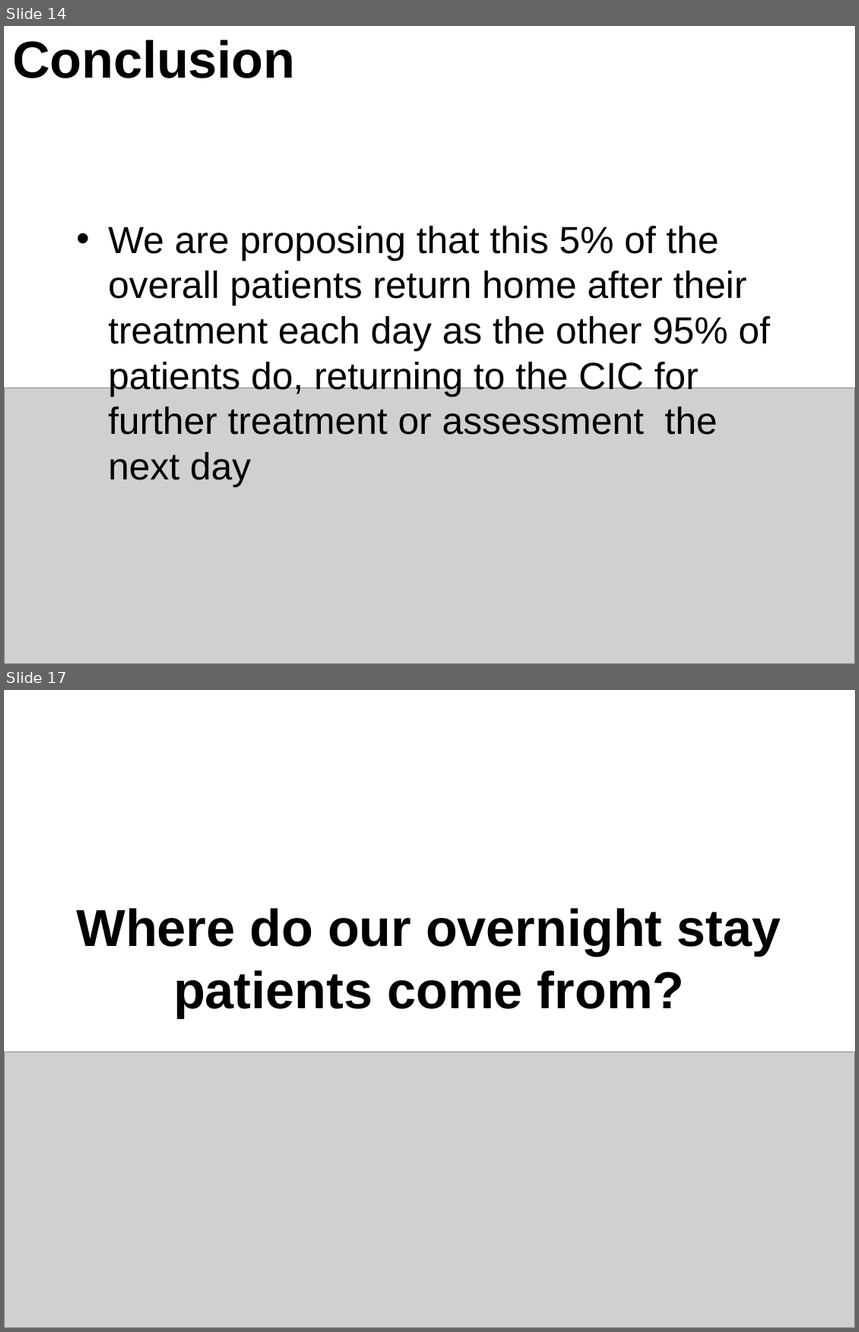
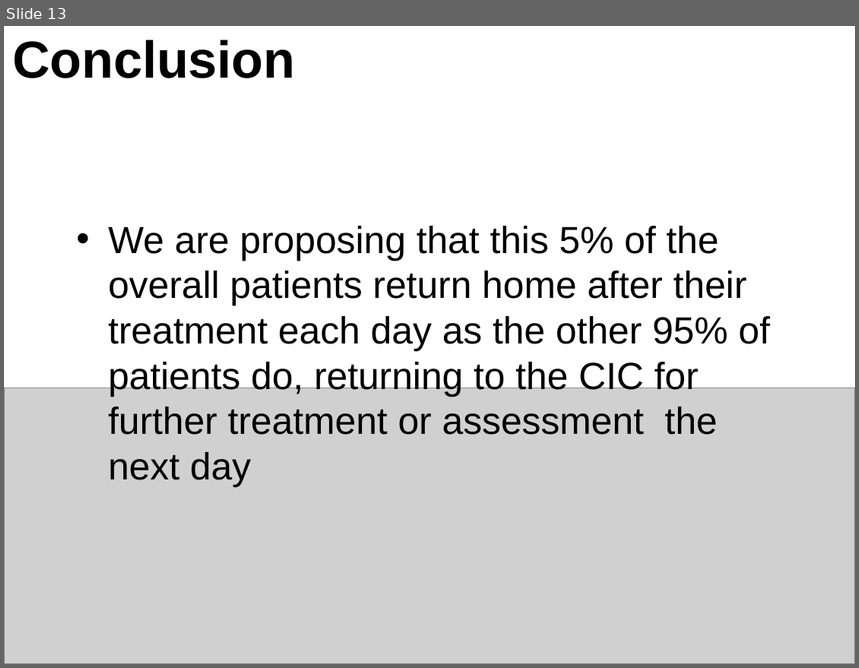
Before and after one commit to RMorton24/phs_group_project, a slide deck: Final Powerpoint presentation for 12.08.22.pptx. Shown one above the other, each under a label of ours: slides 14 and 17 before the commit, slide 13 after it; the slides between them are not shown. The pictures are 859x1332 and 859x668 pixels, drawn with LibreOffice and Linux fonts; fonts in the diff are those of the drawing; grey boxes stand for pictures. Boxes give left, top, right and bottom in pixels: in the first picture for what was removed or moved away, otherwise in the second. Text is boxed around its words. In the diff, an @@ line names an element or a change of style, - is before the commit and + after.

```diff
--- a/Final Powerpoint presentation for 12.08.22.pptx
+++ b/Final Powerpoint presentation for 12.08.22.pptx
@@ slide 17 removed at box(4, 690, 855, 1328), background #FFFFFF @@
@@ title removed at box(77, 908, 781, 1018) @@
-Where do our overnight stay patients come from?
@@ picture removed at box(4, 1053, 855, 1328) @@
@@ what was slide 14 is now slide 13 @@
```
Also in this commit, not shown: 2 slides changed, 8 other slides removed, 1 other file.
